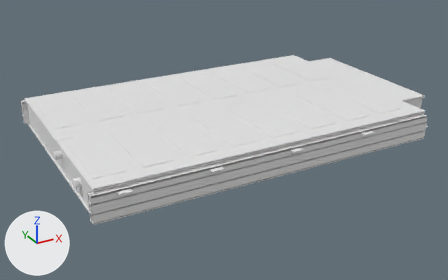
Renders of the glTF model web/public/assets/hv-battery.glb from each side of a commit.
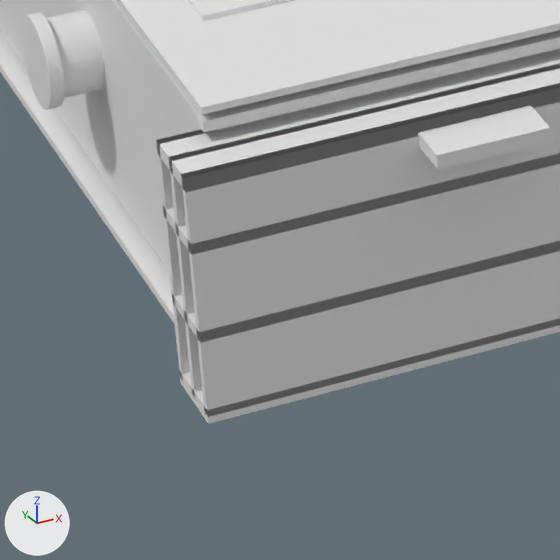
The first picture shows the older version from a camera (50 mm lens) standing at (-1.64, -3.03, 1.64) and looking at (0.01, -0.02, 0.14). The close-ups show the older and then the newer version on the part from 16% to 30% of the width and 63% to 86% of the height of that picture. Only the edits that show in the close-ups are written down. The axes (+X, +Y, +Z) are drawn at lower left. The lights are the same throughout. Where no turn or scale is listed for an object, it has been applied to the vertices. Vertices at exactly the same position are counted once.

The scene before the commit, as lines of its bpy script (objects in view):
```python
me_mesh_21 = bpy.data.meshes.new('Mesh_21')
me_mesh_21.from_pydata(...)  # 84 vertices, 132 faces; spans x 0.11..2.09, y -0.7..-0.62, z 0.01..0.15
me_mesh_21.materials.append(mat_aluminium_forged)  # white #e7e7e7
me_mesh_7 = bpy.data.meshes.new('Mesh_7')
me_mesh_7.from_pydata(...)  # 226 vertices, 424 faces; spans x 0.0..2.2, y -1.32..0.0, z 0.0..0.15
# faces by material slot: [120, 304]
me_mesh_7.materials.append(mat_aluminium_cast)  # white #e7e7e7
me_mesh_7.materials.append(mat_aluminium_machined)  # white #e7e7e7
me_mesh_8 = bpy.data.meshes.new('Mesh_8')
me_mesh_8.from_pydata(...)  # 200 vertices, 328 faces; spans x 0.02..2.18, y -1.32..0.0, z 0.07..0.08
# faces by material slot: [220, 108]
me_mesh_8.materials.append(mat_plastic_black)  # white #e7e7e7
me_mesh_8.materials.append(mat_aluminium_cast)  # white #e7e7e7
ob_mesh_21 = bpy.data.objects.new('Mesh_21', me_mesh_21)
ob_mesh_21.location = (-1.121, -0.021, 0.194)
ob_mesh_7 = bpy.data.objects.new('Mesh_7', me_mesh_7)
ob_mesh_7.location = (-0.99, 0.66, 0.2)
ob_mesh_8 = bpy.data.objects.new('Mesh_8', me_mesh_8)
ob_mesh_8.location = (-1.0135, 0.66, 0.284)
# also in view: 'Mesh_22' at (0.09, 0.0, 0.19); 'Mesh_23' at (-0.99, -0.42, 0.28)
```
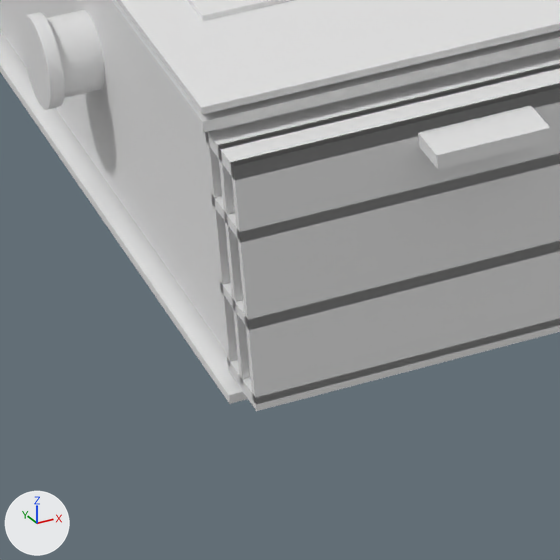
Where the newer file only moved an object's origin or applied its transform, the numbers keep the older frame.

Boxes (x1, y1, x2, y2) around the edits, measured in the close-ups (560 x 560 px):
'Mesh_21', reshaped: before (156, 49, 560, 424); after (205, 49, 560, 411)

Patch to the scene script:
```diff
--- a/web/public/assets/hv-battery.glb.py
+++ b/web/public/assets/hv-battery.glb.py
@@ me_mesh_21 @@
 # used by ob_mesh_21; location = (-1.121, -0.021, 0.194)
-me_mesh_21.from_pydata(...)  # 84 vertices, 132 faces; spans x 0.11..2.09, y -0.7..-0.62, z 0.01..0.15
+me_mesh_21.from_pydata(...)  # 84 vertices, 132 faces; spans x 0.14..2.09, y -0.7..-0.62, z 0.01..0.15
+# me_mesh_21 part 1: all 26 vertices in x 0.11, y -0.67..-0.62, z 0.01..0.15 are moved by (0.02, 0.0, 0.0)
 me_mesh_21.materials.append(mat_aluminium_forged)
```
